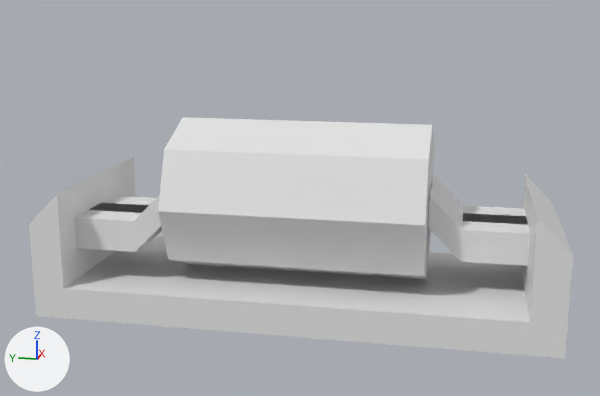
Two versions of the Blender file assets/eln/model/PowerElectricPrimitives/PowerElectricPrimitives.blend, one commit apart.
Both versions are drawn from a 50 mm lens placed at (-1.602, -0.319, 0.617), pointed at (-0.019, -0.002, 0.221). The axes (+X, +Y, +Z) are drawn at lower left. The lights are the same throughout.

The first picture shows 'Base', 'CapacitorCables', 'CapacitorCore', 'InductorCables'.
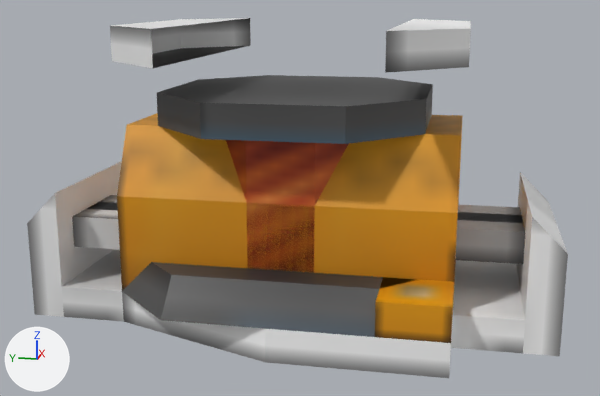
Where the newer file only moved an object's origin or applied its transform, the numbers keep the older frame.

What differs and where, as boxes (x1, y1, x2, y2) in the pictures (600 x 396 px):
'Base', recoloured, surface changed, moved, turned
    before: (29, 157, 573, 359)
    after: (27, 161, 568, 356)
'ResistorCore', shown (orange)
    after: (117, 113, 463, 343)
'CapacitorCore', recoloured, surface changed
    both: (158, 117, 434, 280)
'InductorCore', shown
    after: (122, 75, 433, 337)
'ResistorBaseExtention', shown
    after: (122, 292, 452, 378)
'InductorBaseExtention', shown
    after: (110, 18, 471, 73)
'CapacitorCables', reshaped, moved, turned
    before: (101, 183, 530, 266)
    after: (99, 195, 525, 264)
'InductorCables', reshaped, moved, turned
    before: (74, 175, 526, 252)
    after: (72, 202, 523, 250)
part 2 of me_inductorcables, recoloured (white to grey)
    before: (74, 176, 526, 252)
    after: (72, 202, 523, 250)

What changed in the scene script:
```text
Change me_resistorcore:
    where me_resistorcore.from_pydata(...)  # 26 vertices, 17 faces, 2 loose edges; spans x -0.312..0.312, y -0.312..0.312, z -0.438..-0.125
    used by ob_resistorcore; location = (-0.008, -0.008, 0.5); rotation_euler = (0.0, 0.0, 1.571), in degrees (0, 0, 90)
    me_resistorcore part 1: texture (UV) coordinates changed
    add me_resistorcore.materials.append(mat_powerelectricprimitives_png)  # picture img_powerelectricprimitives_png
Change me_inductorcables:
    where me_inductorcables.from_pydata(...)  # 32 vertices, 24 faces; spans x -0.88..0.88, y -0.13..0.38, z -0.75..-0.5
    used by ob_inductorcables; location = (0.055, -0.008, 0.5); rotation_euler = (0.0, 0.0, 1.571), in degrees (0, 0, 90); scale = (0.5, 0.5, 0.5)
    me_inductorcables part 2: 24 faces spanning x -0.88..0.88, y -0.13..0.38, z -0.75..-0.5 switch from no material to mat_powerelectricprimitives_png (picture img_powerelectricprimitives_png)
Change me_inductorcore:
    where me_inductorcore.from_pydata(...)  # 48 vertices, 29 faces, 2 loose edges; spans x -0.312..0.312, y -0.312..0.312, z -0.5..-0.125
    used by ob_inductorcore; location = (-0.008, -0.008, 0.562); rotation_euler = (0.0, 0.0, 1.571), in degrees (0, 0, 90)
    me_inductorcore part 3: texture (UV) coordinates changed
    add me_inductorcore.materials.append(mat_powerelectricprimitives_png)  # picture img_powerelectricprimitives_png
Change me_inductorbaseextention:
    used by ob_inductorbaseextention; location = (-0.008, -0.008, 0.5); rotation_euler = (0.0, 0.0, 1.571), in degrees (0, 0, 90)
    remove me_inductorbaseextention.from_pydata(...)  # 16 vertices, 12 faces; spans x -0.312..0.312, y -0.312..0.312, z -0.5..-0.438
    add me_inductorbaseextention.from_pydata(...)  # 16 vertices, 10 faces; spans x -0.312..0.312, y -0.312..0.312, z 0.0..0.062
    me_inductorbaseextention part 4: 16 vertices added at x -0.312..0.312, y -0.312..0.312, z 0.0..0.062
    add me_inductorbaseextention.materials.append(mat_powerelectricprimitives_png)  # picture img_powerelectricprimitives_png
Change me_capacitorcables:
    where me_capacitorcables.from_pydata(...)  # 24 vertices, 16 faces; spans x -0.88..0.88, y -0.13..0.13, z -0.75..-0.5
    used by ob_capacitorcables; location = (-0.008, -0.008, 0.5); rotation_euler = (0.0, 0.0, 1.571), in degrees (0, 0, 90); scale = (0.5, 0.5, 0.5)
    me_capacitorcables part 5: 16 faces spanning x -0.88..0.88, y -0.13..0.13, z -0.75..-0.5 switch from no material to mat_powerelectricprimitives_png (picture img_powerelectricprimitives_png)
Change me_base:
    where me_base.from_pydata(...)  # 20 vertices, 14 faces; spans x -0.5..0.5, y -0.188..0.188, z -0.5..-0.25
    used by ob_base; location = (-0.008, -0.008, 0.5); rotation_euler = (0.0, 0.0, 1.571), in degrees (0, 0, 90)
    me_base part 6: texture (UV) coordinates changed
    add me_base.materials.append(mat_powerelectricprimitives_png)  # picture img_powerelectricprimitives_png
Change me_capacitorcore:
    where me_capacitorcore.from_pydata(...)  # 16 vertices, 14 faces; spans x -0.4..0.4, y -0.25..0.25, z 0.0..0.5
    used by ob_capacitorcore; location = (-0.008, -0.008, 0.062); rotation_euler = (0.0, 0.0, 1.571), in degrees (0, 0, 90); scale = (0.624, 0.624, 0.624)
    me_capacitorcore part 7: texture (UV) coordinates changed
    add me_capacitorcore.materials.append(mat_powerelectricprimitives_png)  # picture img_powerelectricprimitives_png
Change ob_resistorcore:
    remove ob_resistorcore.hide_viewport = True
    ob_resistorcore.location: (-0.008, -0.008, 0.5) -> (0.0, 0.0, 0.5)
    ob_resistorcore.rotation_euler: (0.0, 0.0, 1.571) -> (0.0, 0.0, -1.571)  # degrees (0, 0, 90) -> degrees (0, 0, -90)
Change ob_resistorbaseextention:
    remove ob_resistorbaseextention.hide_viewport = True
    ob_resistorbaseextention.location: (-0.008, -0.008, 0.5) -> (0.0, 0.0, 0.5)
    ob_resistorbaseextention.rotation_euler: (0.0, 0.0, 1.571) -> (0.0, 0.0, -1.571)  # degrees (0, 0, 90) -> degrees (0, 0, -90)
Change ob_inductorcables:
    ob_inductorcables.location: (0.055, -0.008, 0.5) -> (-0.062, 0.0, 0.5)
    ob_inductorcables.rotation_euler: (0.0, 0.0, 1.571) -> (0.0, 0.0, -1.571)  # degrees (0, 0, 90) -> degrees (0, 0, -90)
Change ob_inductorcore:
    remove ob_inductorcore.hide_viewport = True
    ob_inductorcore.location: (-0.008, -0.008, 0.562) -> (0.0, 0.0, 0.562)
    ob_inductorcore.rotation_euler: (0.0, 0.0, 1.571) -> (0.0, 0.0, -1.571)  # degrees (0, 0, 90) -> degrees (0, 0, -90)
Change ob_inductorbaseextention:
    remove ob_inductorbaseextention.hide_viewport = True
Change ob_capacitorcables:
    ob_capacitorcables.location: (-0.008, -0.008, 0.5) -> (0.0, 0.0, 0.5)
    ob_capacitorcables.rotation_euler: (0.0, 0.0, 1.571) -> (0.0, 0.0, -1.571)  # degrees (0, 0, 90) -> degrees (0, 0, -90)
Change ob_base:
    ob_base.location: (-0.008, -0.008, 0.5) -> (0.0, 0.0, 0.5)
    ob_base.rotation_euler: (0.0, 0.0, 1.571) -> (0.0, 0.0, -1.571)  # degrees (0, 0, 90) -> degrees (0, 0, -90)
```
